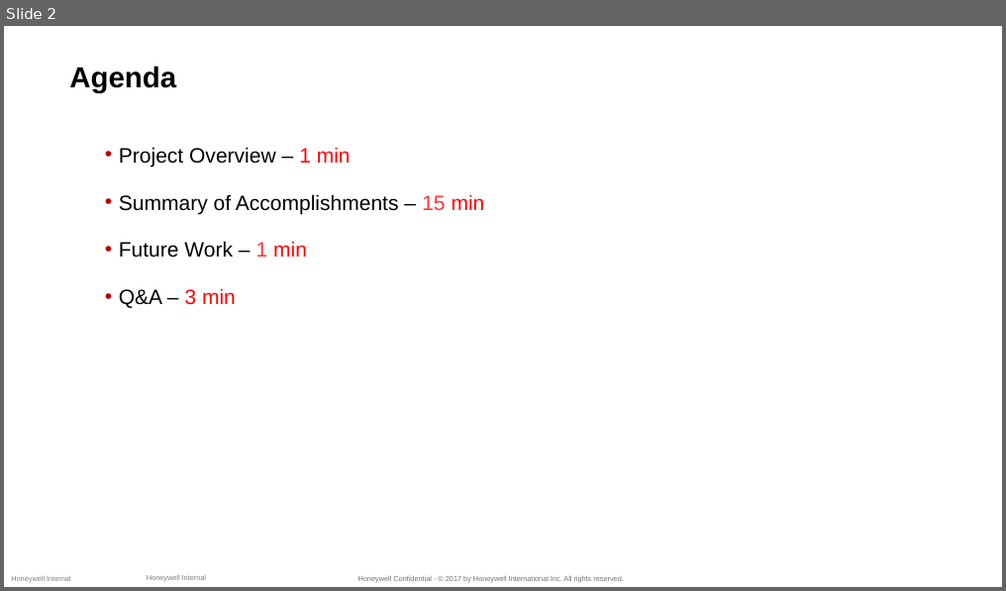
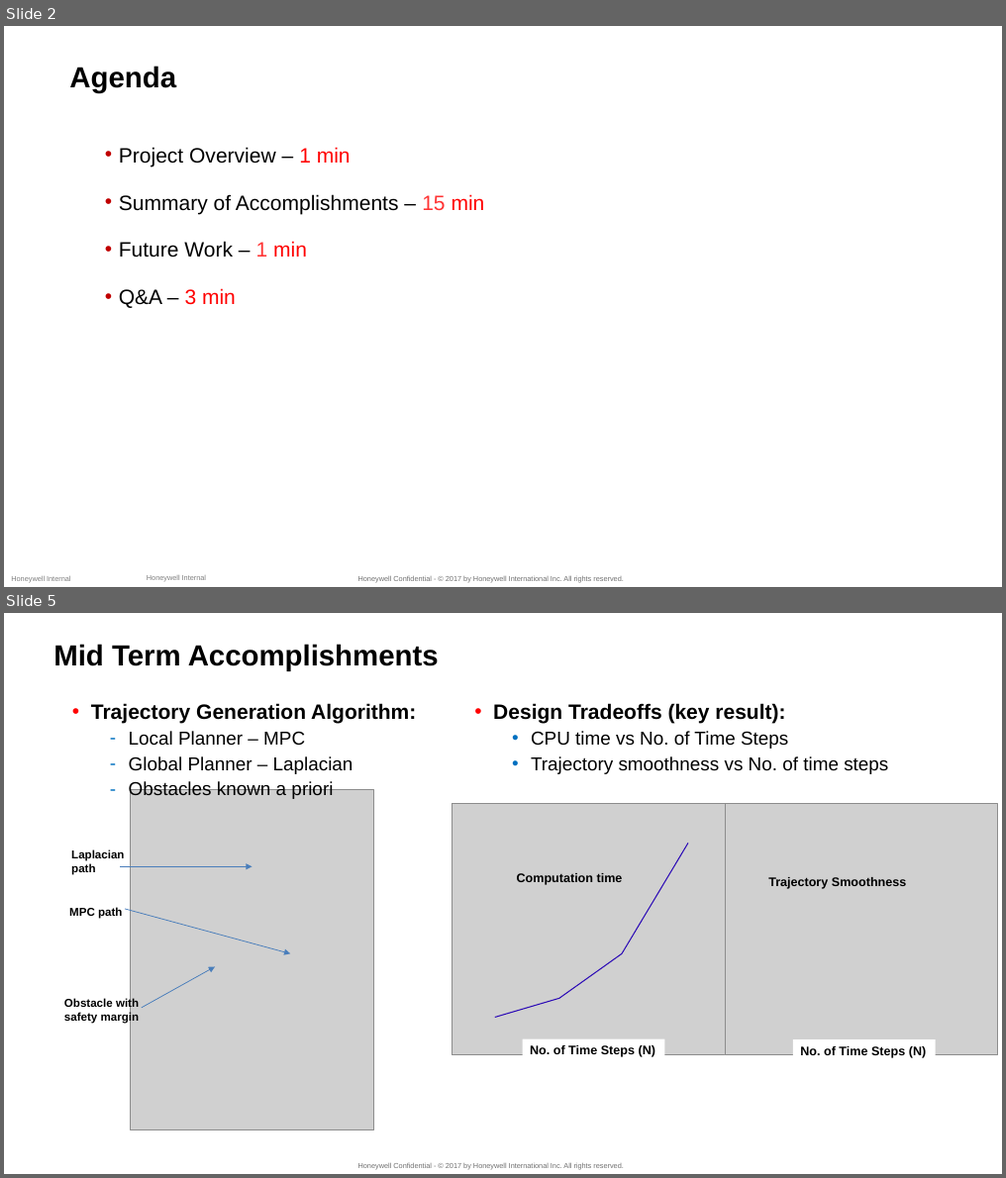
Before and after one commit to suvoganguli/TrajGen, a slide deck: slides/Final Review - Trajectory Generation.pptx. Shown one above the other, each under a label of ours: slide 2 before the commit, slides 2 and 5 after it; the slides between them are not shown. The pictures are 1006x591 and 1006x1178 pixels, drawn with LibreOffice and Linux fonts; fonts in the diff are those of the drawing; grey boxes stand for pictures; background and template pictures are left out. Boxes give left, top, right and bottom in pixels: in the first picture for what was removed or moved away, otherwise in the second. Text is boxed around its words. In the diff, an @@ line names an element or a change of style, - is before the commit and + after.

```diff
--- a/slides/Final Review - Trajectory Generation.pptx
+++ b/slides/Final Review - Trajectory Generation.pptx
@@ slide 5 added at [4, 613, 1002, 1174], background #FFFFFF; not listed: 1 template element that a slide beside it also shows @@
@@ title added at [54, 644, 439, 671], 28 pt, text #000000, bold @@
+Mid Term Accomplishments
@@ text added at [91, 703, 416, 800], 18 pt, text #000000 @@
+• Trajectory Generation Algorithm:
+  – Local Planner – MPC
+  – Global Planner – Laplacian
+  – Obstacles known a priori
@@ text added at [493, 703, 888, 774], 18 pt, text #000000 @@
+• Design Tradeoffs (key result):
+  • CPU time vs No. of Time Steps
+  • Trajectory smoothness vs No. of time steps
@@ picture added at [131, 789, 374, 1131] @@
@@ picture added at [725, 804, 998, 1056] @@
@@ text added at [71, 850, 124, 875], 11 pt, text #000000, bold @@
+Laplacian path
@@ arrow added from (120, 866) to (252, 866), #4B7EBC 0.75 pt @@
@@ text added at [768, 877, 906, 889], 12 pt, text #000000, bold @@
+Trajectory Smoothness
@@ text added at [69, 907, 122, 919], 11 pt, text #000000, bold @@
+MPC path
@@ arrow added from (125, 909) to (291, 955), #4B7EBC 0.75 pt @@
@@ arrow added from (141, 1008) to (215, 967), #4B7EBC 0.75 pt @@
@@ text added at [64, 998, 140, 1024], 11 pt, text #000000, bold @@
+Obstacle with safety margin
@@ group added at [451, 804, 725, 1062]: 3 lines, 1 picture, 1 text, 1 rectangle @@
+Computation time
+No. of Time Steps (N)
@@ rectangle added at [793, 1040, 936, 1062], fill #FFFFFF, 12 pt, text #000000, bold @@
+No. of Time Steps (N)
```
Also in this commit, not shown: 7 slides changed, 1 other slide added, 3 slides removed.
